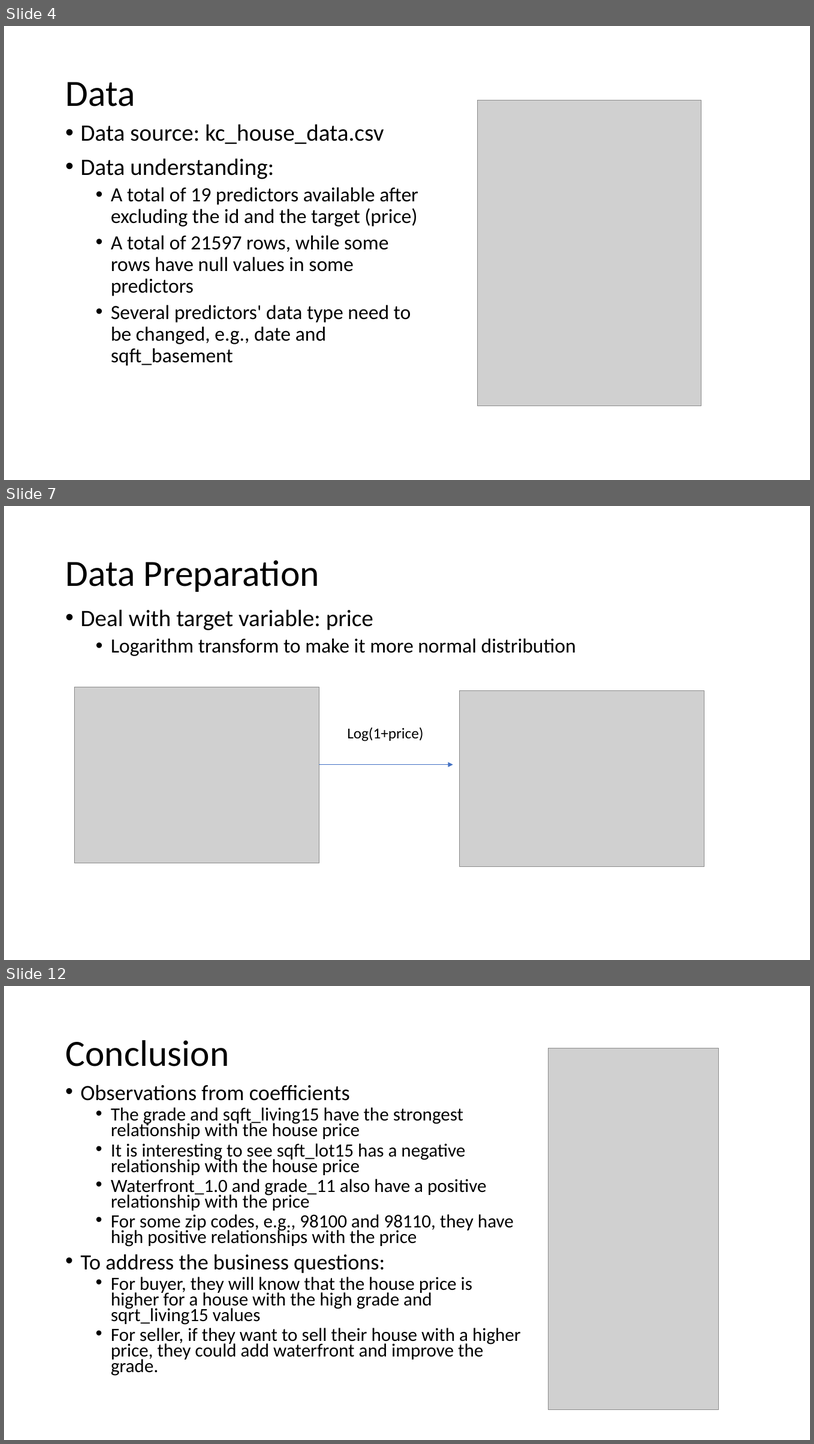
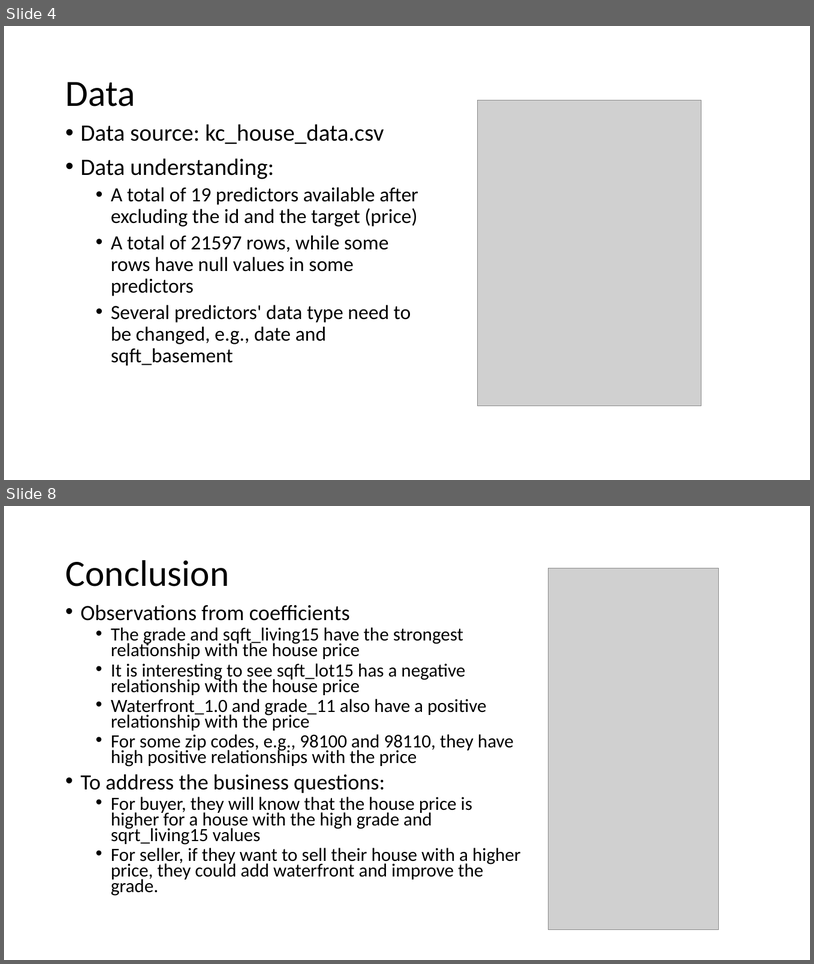
Before and after one commit to learn-co-curriculum/dsc-phase-2-project, a slide deck: Presentation_project2.pptx. Shown one above the other, each under a label of ours: slides 4, 7 and 12 before the commit, slides 4 and 8 after it; the slides between them are not shown. The pictures are 814x1444 and 814x964 pixels, drawn with LibreOffice and Linux fonts; fonts in the diff are those of the drawing; grey boxes stand for pictures. Boxes give left, top, right and bottom in pixels: in the first picture for what was removed or moved away, otherwise in the second. Text is boxed around its words. In the diff, an @@ line names an element or a change of style, - is before the commit and + after.

```diff
--- a/Presentation_project2.pptx
+++ b/Presentation_project2.pptx
@@ slide 7 removed at bbox=[4, 506, 810, 960], background #FFFFFF @@
@@ title removed at bbox=[65, 560, 320, 592] @@
-Data Preparation
@@ text removed at bbox=[81, 609, 576, 656] @@
-• Deal with target variable: price
-  • Logarithm transform to make it more normal distribution
@@ picture removed at bbox=[75, 687, 319, 863] @@
@@ picture removed at bbox=[460, 691, 705, 867] @@
@@ text removed at bbox=[347, 727, 423, 741] @@
-Log(1+price)
@@ arrow removed from (319, 765) to (453, 765) @@
@@ what was slide 12 is now slide 8 @@
```
Also in this commit, not shown: 3 slides changed, 3 other slides removed, 1 other file.
